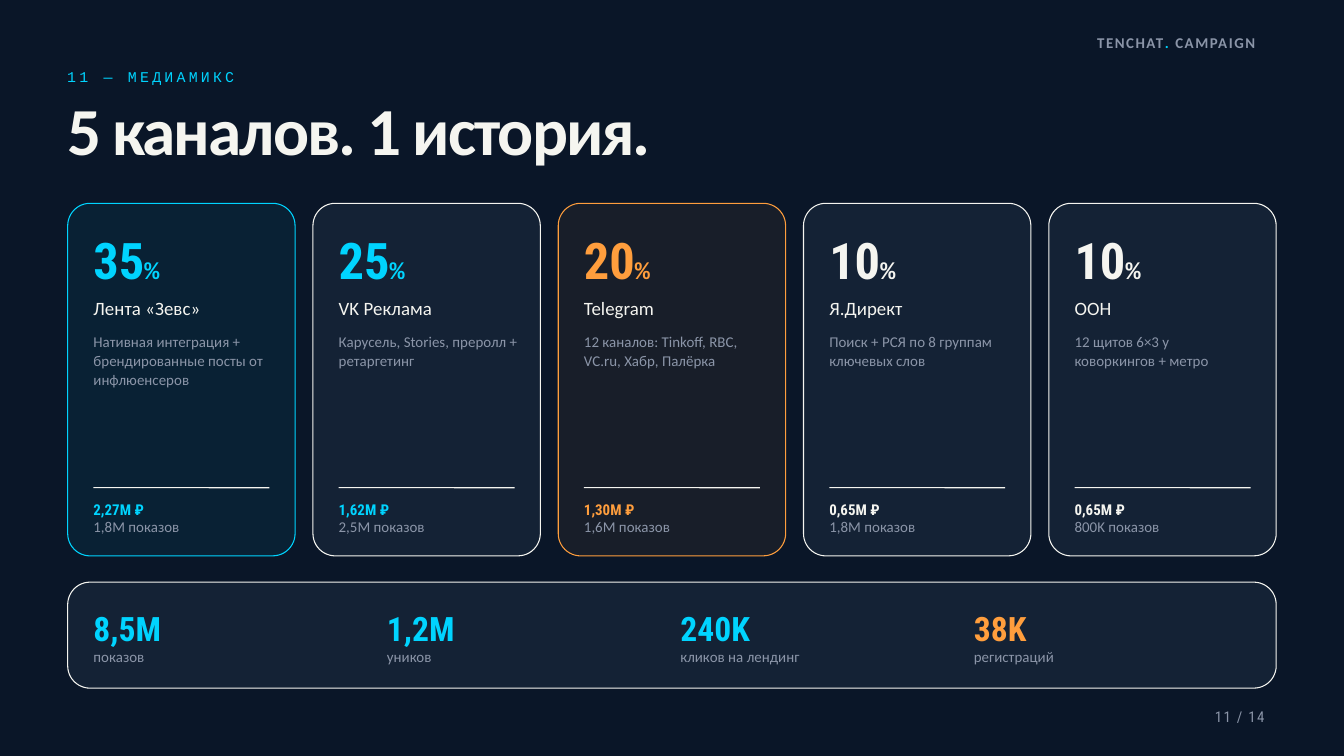
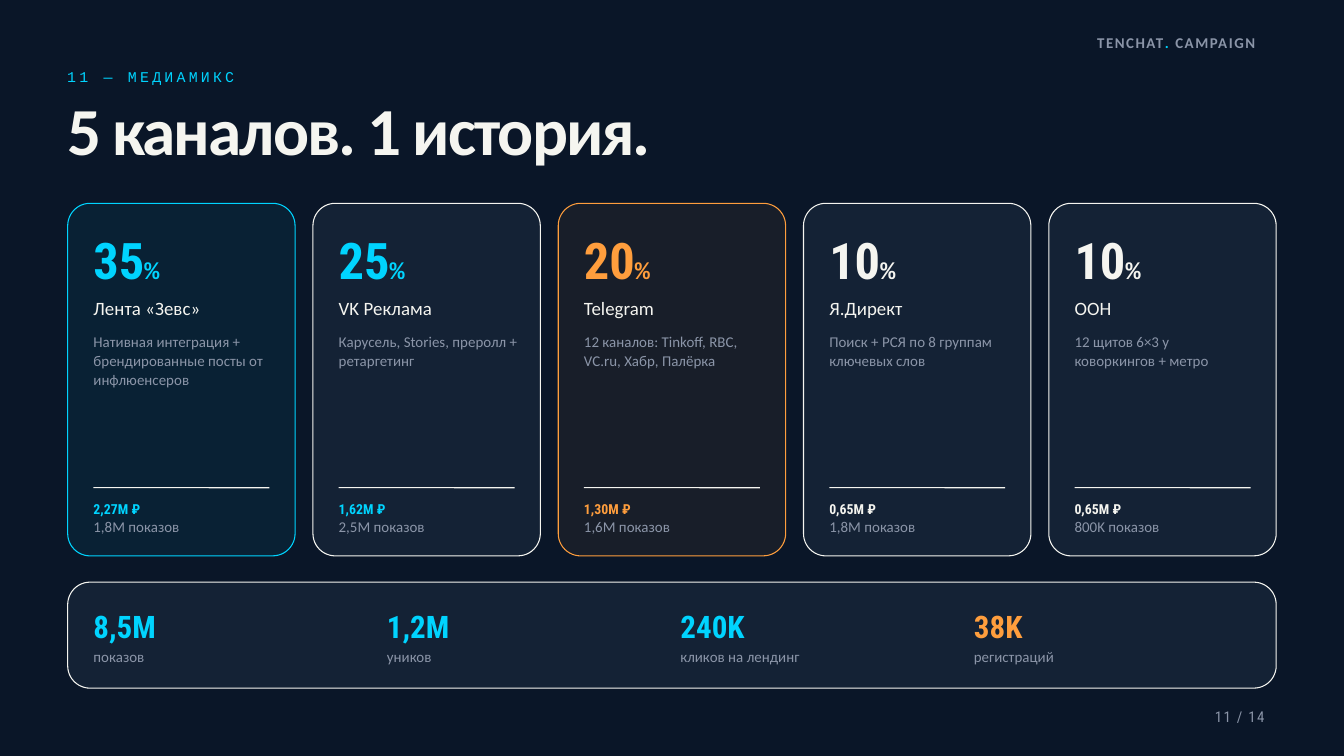
Before and after one commit to EdenwolfErdane/tenchat-svyaz, a slide deck: slide 11 of presentation/tenchat_svyaz.pptx. Drawn at 1344x756 pixels with LibreOffice and Linux fonts; fonts in the diff are those of the drawing. Boxes give left, top, right and bottom in pixels: in the first picture for what was removed or moved away, otherwise in the second. Text is boxed around its words. In the diff, an @@ line names an element or a change of style, - is before the commit and + after.

```diff
--- a/presentation/tenchat_svyaz.pptx
+++ b/presentation/tenchat_svyaz.pptx
@@ size 8 to 7.4 pt in 5 elements at [93, 504, 128, 517], [339, 504, 374, 517], [584, 504, 619, 517], [829, 504, 864, 517], [1075, 504, 1110, 517] @@
@@ size 18 to 16.6 pt in 4 elements at [93, 615, 156, 644], [387, 615, 450, 644], [680, 615, 744, 639], [974, 615, 1023, 639] @@
```
Also in this commit, not shown: 10 other slides changed, 1 other file.
